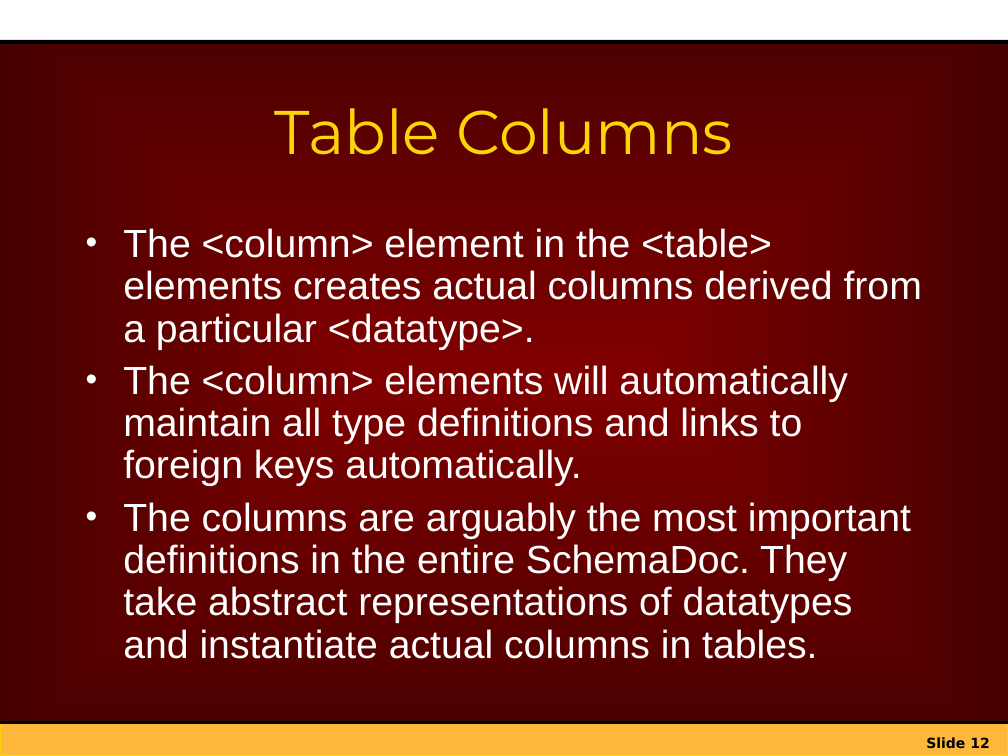
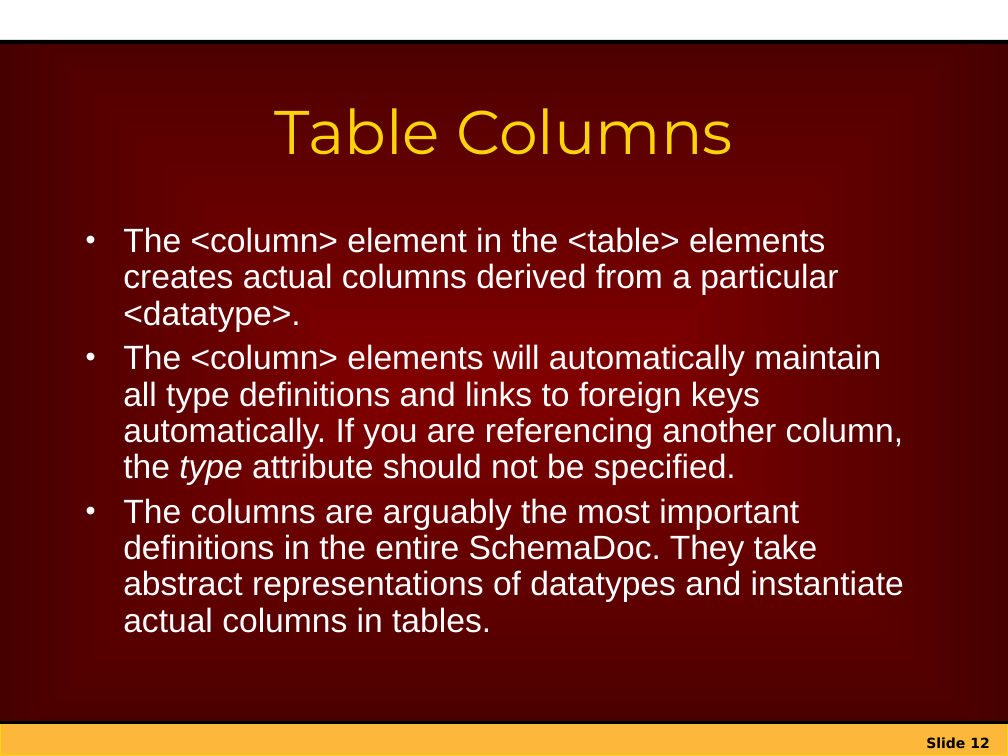
Before and after one commit to netspective/sparx-2001, a slide deck: slide 12 of Framework/web-shared/docs/project/Introduction_to_Sparx_XIF.ppt. Drawn at 1008x756 pixels with LibreOffice and Linux fonts; fonts in the diff are those of the drawing; background and template pictures are left out. Boxes give left, top, right and bottom in pixels: in the first picture for what was removed or moved away, otherwise in the second. Text is boxed around its words. In the diff, an @@ line names an element or a change of style, - is before the commit and + after.

```diff
--- a/Framework/web-shared/docs/project/Introduction_to_Sparx_XIF.ppt
+++ b/Framework/web-shared/docs/project/Introduction_to_Sparx_XIF.ppt
@@ text at <box>123,227,904,633</box>: size 28 to 24 pt in "The <column> element in the <table> elements ...", "The columns are arguably the most important ..."; less space between paragraphs @@
@@ text at <box>123,344,904,485</box>: text changed; size 28 to 24 pt @@
-• The <column> elements will automatically maintain all type definitions and links to foreign keys automatically.
+• The <column> elements will automatically maintain all type definitions and links to foreign keys automatically. If you are referencing another column, the type attribute should not be specified.
```
Also in this commit, not shown: 9 other slides changed, 3 slides added, 9 other files.
